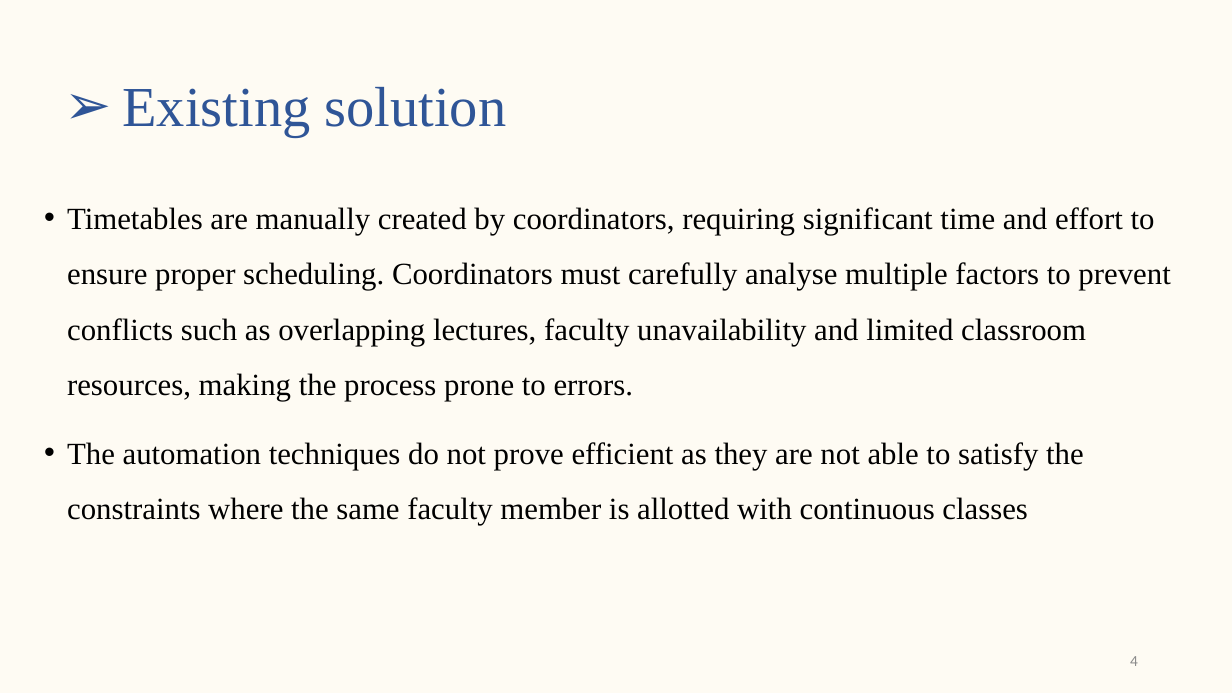
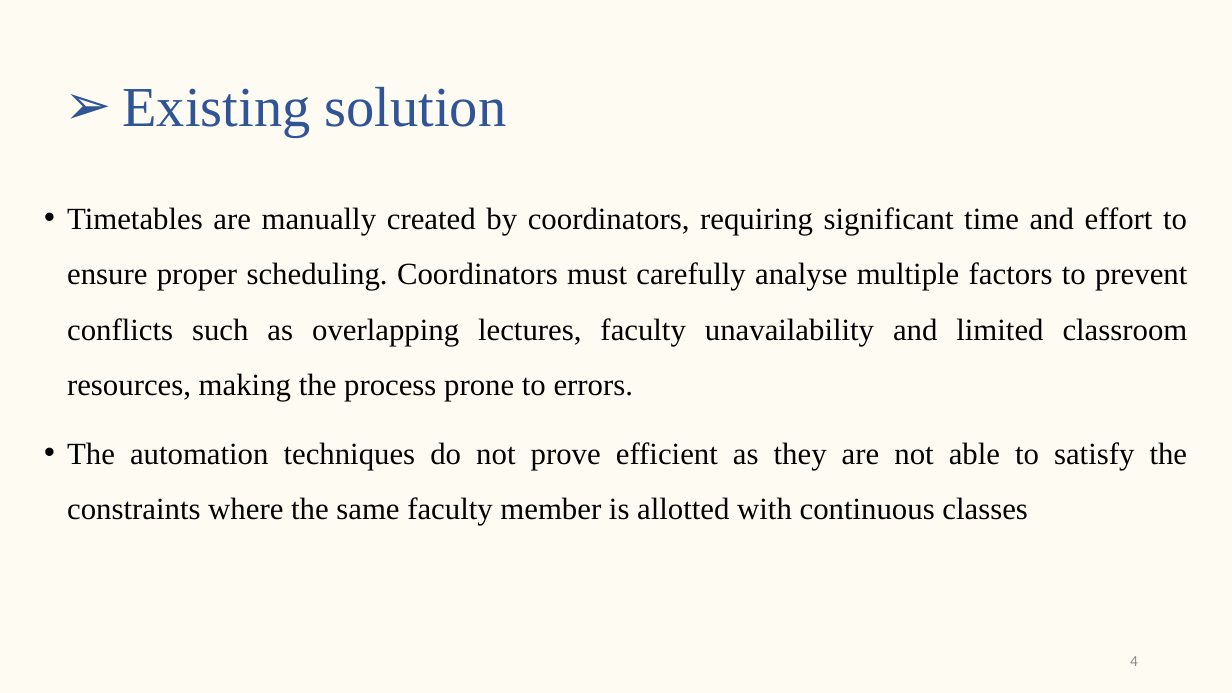
Before and after one commit to s-saanvi/Collection, a slide deck: slide 4 of Synopsis/Synopsis Presentation.pptx. Drawn at 1232x693 pixels with LibreOffice and Linux fonts; fonts in the diff are those of the drawing. Boxes give left, top, right and bottom in pixels: in the first picture for what was removed or moved away, otherwise in the second. Text is boxed around its words. In the diff, an @@ line names an element or a change of style, - is before the commit and + after.

```diff
--- a/Synopsis/Synopsis Presentation.pptx
+++ b/Synopsis/Synopsis Presentation.pptx
@@ text "Timetables are manually created by ..." at (x1=67, y1=207, x2=1188, y2=525): alignment left to justified @@
```
Also in this commit, not shown: 1 other slide changed.
